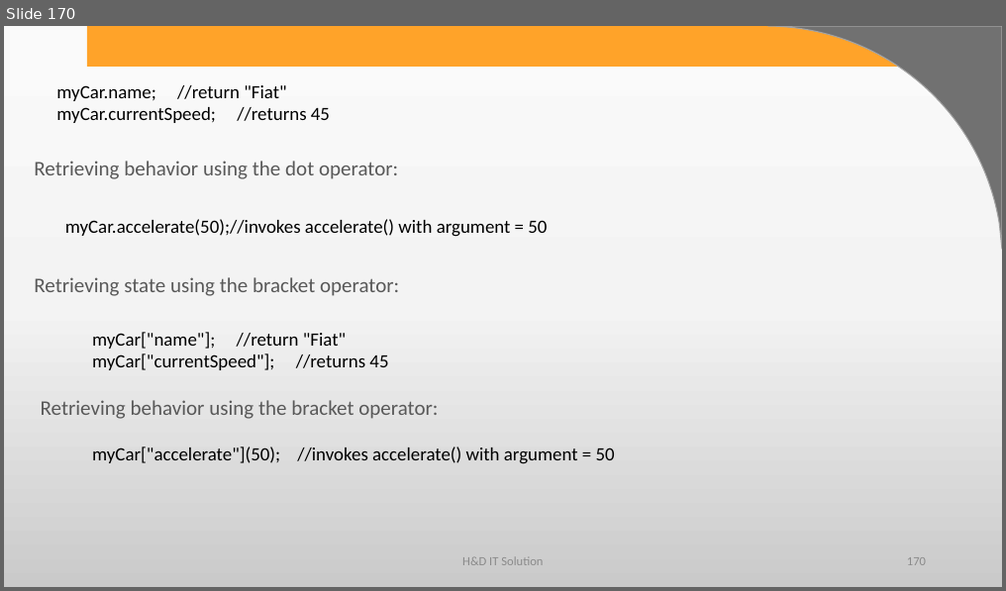
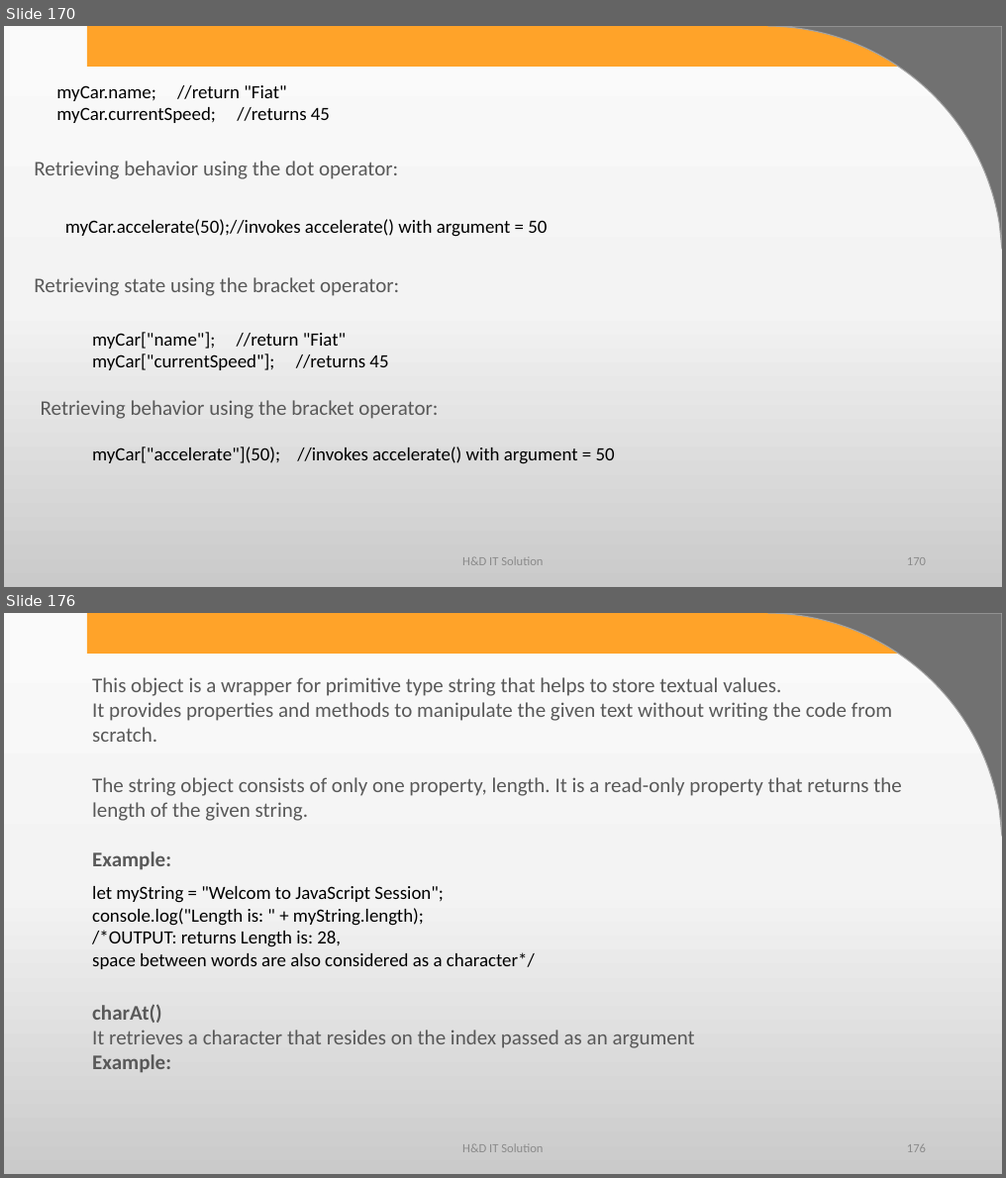
Before and after one commit to harshadasawant/javascript, a slide deck: ppt/JavaScript.pptx. Shown one above the other, each under a label of ours: slide 170 before the commit, slides 170 and 176 after it; the slides between them are not shown. The pictures are 1006x591 and 1006x1178 pixels, drawn with LibreOffice and Linux fonts; fonts in the diff are those of the drawing; background and template pictures are left out. Boxes give left, top, right and bottom in pixels: in the first picture for what was removed or moved away, otherwise in the second. Text is boxed around its words. In the diff, an @@ line names an element or a change of style, - is before the commit and + after.

Commit message:
added built in objects

```diff
--- a/ppt/JavaScript.pptx
+++ b/ppt/JavaScript.pptx
@@ slide 176 added at <box>4,613,1002,1174</box>, background gradient #FBFBFB to #F4F4F4 to #CBCBCB; not listed: 2 template elements that a slide beside it also shows @@
@@ text added at <box>92,677,902,870</box>, 20 pt, text #595959 @@
+This object is a wrapper for primitive type string that helps to store textual values.
+It provides properties and methods to manipulate the given text without writing the code from scratch.
+The string object consists of only one property, length. It is a read-only property that returns the length of the given string.
+Example:
@@ text added at <box>92,886,535,969</box>, 18 pt, text #000000 @@
+let myString = "Welcom to JavaScript Session";
+console.log("Length is: " + myString.length);
+/*OUTPUT: returns Length is: 28,
+space between words are also considered as a character*/
@@ text added at <box>92,1004,695,1072</box>, 20 pt, text #595959 @@
+charAt()
+It retrieves a character that resides on the index passed as an argument
+Example:
@@ text added at <box>462,1145,543,1153</box>, 12 pt, text #8C8C8C @@
+H&D IT Solution
@@ page number added at <box>907,1145,926,1153</box>, 12 pt, text #8C8C8C @@
+176
```
Also in this commit, not shown: 31 other slides added, 1 other file.
